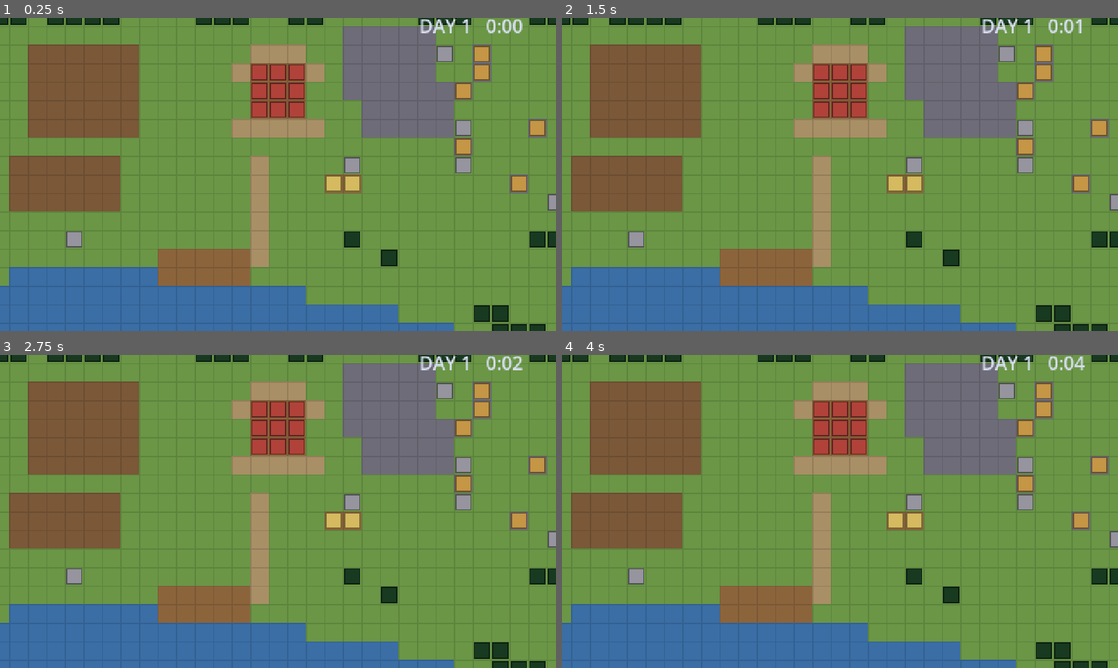
Above: before the commit, frames 1-4 (two rows, left to right).
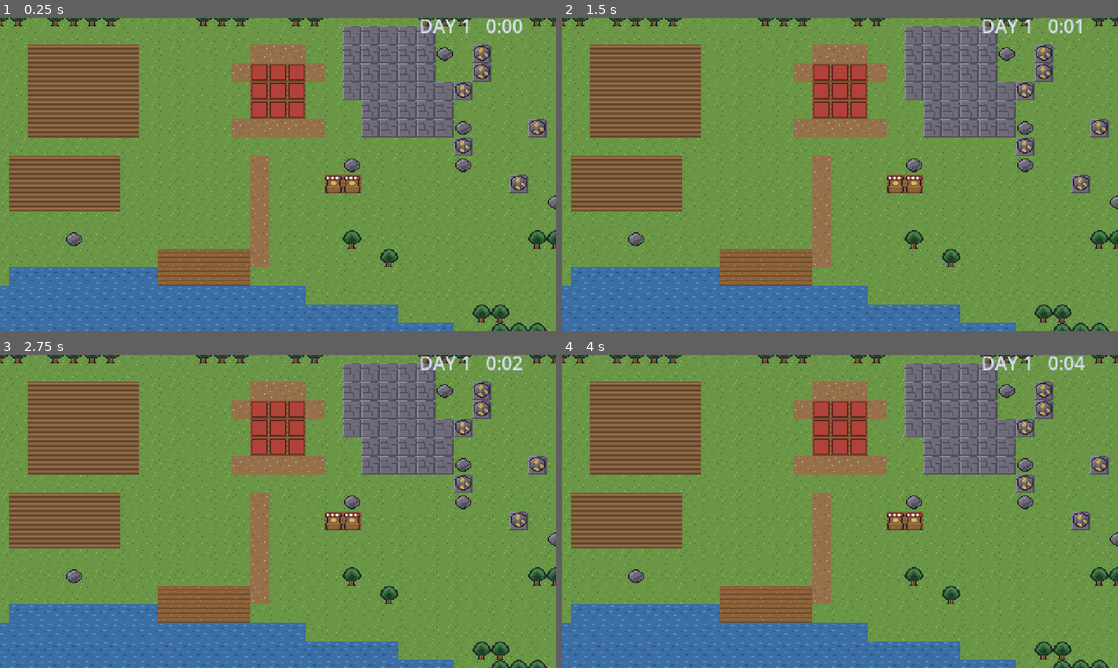
Above: after the commit, the same moments.

Repository: TiagoHelel/harvest_the_night
Game: Godot game, scene res://scenes/Main.tscn
The game is run twice, just before and just after one commit, with the same random seed, the same clock (stepped at 60 frames per second) and the same inputs.
Inputs (mouse positions are in pixels of both pictures, inside the frame that each line leads up to):
- Up to frame 1 (0.25 s): no input
- Up to frame 2 (1.5 s): tap Enter at 0.5 s; move the mouse to (962, 158) at 0.52 s; click (962, 158) at 0.67 s; tap Space at 1.25 s; drag from (728, 190) to (812, 237) at 1.27 s
- Up to frame 3 (2.75 s): tap Enter at 2 s; move the mouse to (333, 442) at 2.02 s; click (333, 442) at 2.17 s
- Up to frame 4 (4 s): tap Space at 2.75 s; drag from (812, 574) to (673, 464) at 2.77 s; tap Enter at 3.5 s; move the mouse to (1006, 558) at 3.52 s; click (1006, 558) at 3.67 s

The runs differ from the first frame. In frame 1, 18% of the frame differs, in the area x 0-100%, y 0-100%; in frame 2, 18%; in frame 3, 18%; in frame 4, 18%.

Commit message:
0014 Sprites generated from ASCII maps
One palette, maps you can read in a text editor, and a hand-rolled PNG writer
so that regenerating is byte-identical. The farm is drawn art now, and
verify.py fails if a PNG stops matching its map.

Co-Authored-By: Claude Opus 5 <noreply@anthropic.com>

Diff:
--- a/project.godot
+++ b/project.godot
@@ -17,6 +17,28 @@
 config/features=PackedStringArray("4.7", "GL Compatibility")
 boot_splash/bg_color=Color(0.054902, 0.047059, 0.098039, 1)
 boot_splash/show_image=false
+
+[importer_defaults]
+
+; Pixel art, imported exactly as generated: no mipmaps, no compression, and no
+; 3D detection quietly turning either of them back on. Filtering is nearest
+; project-wide via rendering/textures/canvas_textures/default_texture_filter.
+texture={
+"compress/mode": 0,
+"compress/high_quality": false,
+"compress/normal_map": 0,
+"compress/channel_pack": 0,
+"mipmaps/generate": false,
+"mipmaps/limit": -1,
+"roughness/mode": 0,
+"process/fix_alpha_border": false,
+"process/premult_alpha": false,
+"process/normal_map_invert_y": false,
+"process/hdr_as_srgb": false,
+"process/hdr_clamp_exposure": false,
+"process/size_limit": 0,
+"detect_3d/compress_to": 0
+}
 
 [autoload]
 
--- a/src/tools/input_check.gd
+++ b/src/tools/input_check.gd
@@ -256,6 +256,19 @@
 		await close_scene()
 		return
 
+	# The generated art is what is on screen, not the fallback blocks. A
+	# forgotten `python tools/gen_sprites.py` would otherwise look like a
+	# slightly duller farm rather than like a missing build step.
+	var terrain := view.find_child("Terrain", true, false)
+	expect(terrain != null and terrain.tile_set != null, "the tileset is built")
+	if terrain != null and terrain.tile_set != null:
+		var src: TileSetAtlasSource = terrain.tile_set.get_source(0)
+		expect(src != null and src.texture != null
+			and src.texture.resource_path == WorldView.TERRAIN_ATLAS,
+			"and it is the generated atlas, not the emergency flat one",
+			src.texture.resource_path if src != null and src.texture != null
+			else "nothing")
+
 	# Everything on the farm got drawn, and nothing was drawn twice.
 	var occupants: Dictionary = driver.state["occupants"]
 	var drawn := view.find_child("Occupants", true, false)
--- a/src/ui/world_view.gd
+++ b/src/ui/world_view.gd
@@ -14,12 +14,13 @@
 ## of the screen is in front of a tower drawn above it, which is what makes a
 ## three-quarter view read as depth rather than as a spreadsheet.
 ##
-## ## Placeholder art
-##
-## The tileset and the occupant textures are generated here from flat colours.
-## Task 0014 brings the sprite pipeline and task 0072 the real tileset; when
-## they land, `_build_terrain_tileset()` and `_texture_for()` are the only two
-## functions that change, and nothing else in this file knows the difference.
+## ## Where the art comes from
+##
+## `sprites/`, generated from the ASCII maps in `tools/sprite_maps.py` by
+## `tools/gen_sprites.py`. **Nothing here paints anything.** An occupant that
+## the pipeline has not drawn yet falls back to a flat block in the colour
+## table below - deliberately visible, so "nobody has drawn the house" looks
+## like a placeholder rather than like a design choice. Task 0075 draws them.
 
 ## The farm is 640x288 pixels and the viewport is 480x270, so there are 160
 ## pixels of horizontal pan and 18 of vertical.
@@ -43,11 +44,11 @@
 	Color8(140, 100, 60),       # FLOOR
 ]
 
-## Placeholder occupant colours.
-##
-## Chosen for **contrast against what they stand on**, not for beauty. The
-## first render had trees at a green close to the grass in value and they
-## vanished; placeholder art whose only job is legibility has to be legible.
+## Fallback colours, for occupants the sprite pipeline has not drawn yet.
+##
+## Chosen for **contrast against what they stand on**, not for beauty: an early
+## render had trees at a green close to the grass in value and they vanished
+## into the lawn. Anything with a PNG in `sprites/props/` ignores this table.
 const OCCUPANT_COLOURS: Dictionary = {
 	&"tree": Color8(24, 58, 32),
 	&"rock": Color8(150, 148, 158),
@@ -180,25 +181,24 @@
 		_occupants.add_child(sprite)
 
 
-# ------------------------------------------------- placeholder art, until 0014
+# ----------------------------------------------------------------- the art
+
+## The terrain atlas: six tiles in a strip, in `Farm.Terrain` order, generated
+## by `tools/gen_sprites.py` from `tools/sprite_maps.py`.
+const TERRAIN_ATLAS := "res://sprites/terrain/atlas.png"
+const PROP_DIR := "res://sprites/props/"
+
 
 func _build_terrain_tileset() -> TileSet:
 	var size := GameData.TILE_SIZE
-	var image := Image.create(size * TERRAIN_COLOURS.size(), size, false,
-		Image.FORMAT_RGBA8)
-	for t in TERRAIN_COLOURS.size():
-		var base: Color = TERRAIN_COLOURS[t]
-		for y in size:
-			for x in size:
-				# A darker top-left edge, so the tile grid reads while the art
-				# is still flat colour. The real tileset of task 0072 will not
-				# need it.
-				var shade := 0.88 if (x == 0 or y == 0) else 1.0
-				image.set_pixel(t * size + x, y,
-					Color(base.r * shade, base.g * shade, base.b * shade))
+	var texture: Texture2D = load(TERRAIN_ATLAS)
+	if texture == null:
+		push_error("no terrain atlas at %s - run: python tools/gen_sprites.py"
+			% TERRAIN_ATLAS)
+		texture = _flat_atlas()
 
 	var source := TileSetAtlasSource.new()
-	source.texture = ImageTexture.create_from_image(image)
+	source.texture = texture
 	source.texture_region_size = Vector2i(size, size)
 	for t in TERRAIN_COLOURS.size():
 		source.create_tile(Vector2i(t, 0))
@@ -209,9 +209,24 @@
 	return tile_set
 
 
+## A drawn sprite when the pipeline has one, and an obvious flat block when it
+## does not. Cached, because this is called once per occupant per redraw.
 func _texture_for(id: StringName) -> Texture2D:
 	if _textures.has(id):
 		return _textures[id]
+
+	var path := PROP_DIR + str(id) + ".png"
+	if ResourceLoader.exists(path):
+		var drawn: Texture2D = load(path)
+		if drawn != null:
+			_textures[id] = drawn
+			return drawn
+
+	return _flat_block(id)
+
+
+## The fallback. Task 0075 makes this unreachable.
+func _flat_block(id: StringName) -> Texture2D:
 	var size := GameData.TILE_SIZE
 	var colour: Color = OCCUPANT_COLOURS.get(id, UNKNOWN_COLOUR)
 	var image := Image.create(size, size, false, Image.FORMAT_RGBA8)
@@ -228,3 +243,16 @@
 	var tex := ImageTexture.create_from_image(image)
 	_textures[id] = tex
 	return tex
+
+
+## Only reached when the atlas is missing, so that a forgotten generator step
+## is a loud error plus a playable farm rather than a black screen.
+func _flat_atlas() -> Texture2D:
+	var size := GameData.TILE_SIZE
+	var image := Image.create(size * TERRAIN_COLOURS.size(), size, false,
+		Image.FORMAT_RGBA8)
+	for t in TERRAIN_COLOURS.size():
+		for y in size:
+			for x in size:
+				image.set_pixel(t * size + x, y, TERRAIN_COLOURS[t])
+	return ImageTexture.create_from_image(image)
Binary file added: sprites/actors/placeholder.png
Not shown, added: sprites/actors/placeholder.png.import
Binary file added: sprites/props/ore.png
Not shown, added: sprites/props/ore.png.import
Binary file added: sprites/props/rock.png
Not shown, added: sprites/props/rock.png.import
Binary file added: sprites/props/shop.png
Not shown, added: sprites/props/shop.png.import
Binary file added: sprites/props/tree.png
Not shown, added: sprites/props/tree.png.import
Binary file added: sprites/terrain/atlas.png
Not shown, added: sprites/terrain/atlas.png.import
(and 20 more such lines)
